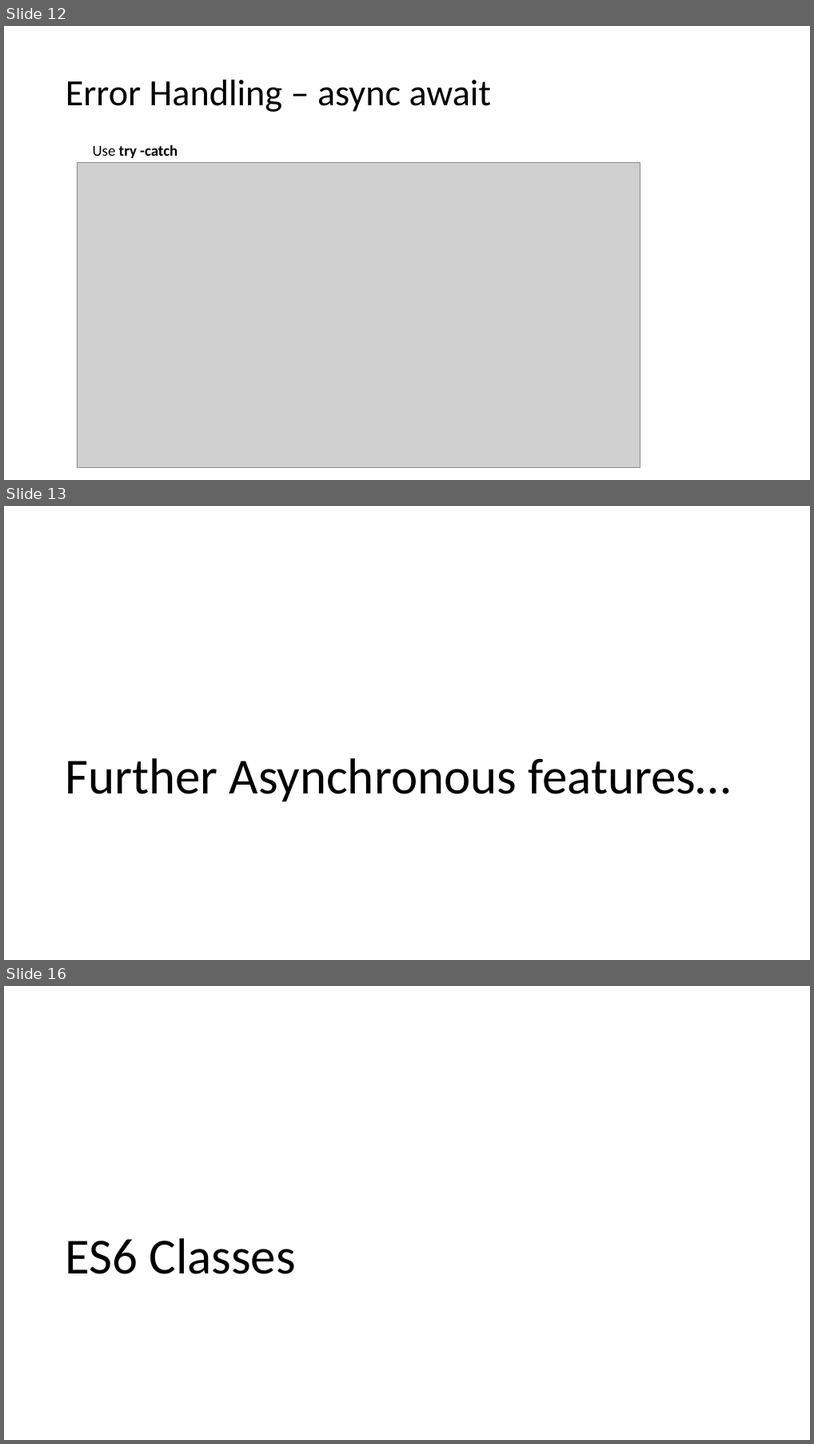
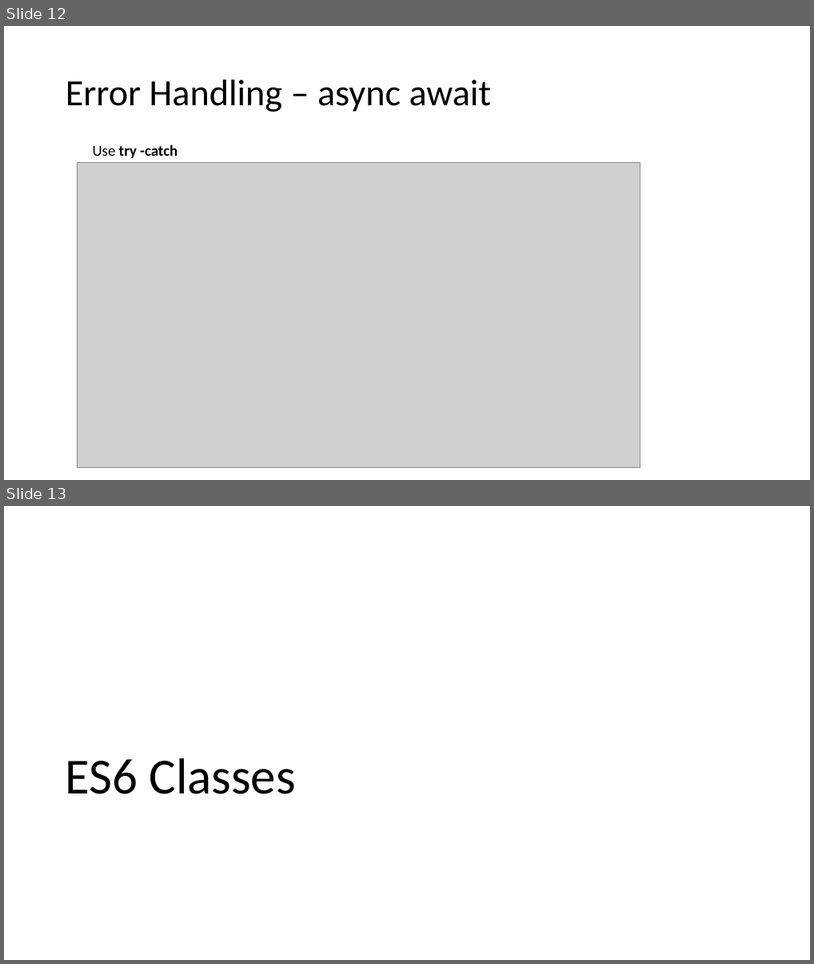
Before and after one commit to diarmuidoconnor/ewd-module-2025, a slide deck: topic09/talk-2/Promises.pptx. Shown one above the other, each under a label of ours: slides 12, 13 and 16 before the commit, slides 12 and 13 after it; the slides between them are not shown. The pictures are 814x1444 and 814x964 pixels, drawn with LibreOffice and Linux fonts; fonts in the diff are those of the drawing; grey boxes stand for pictures. Boxes give left, top, right and bottom in pixels: in the first picture for what was removed or moved away, otherwise in the second. Text is boxed around its words. In the diff, an @@ line names an element or a change of style, - is before the commit and + after.

```diff
--- a/topic09/talk-2/Promises.pptx
+++ b/topic09/talk-2/Promises.pptx
@@ slide 13 removed at (4, 506, 810, 960), background #FFFFFF @@
@@ title removed at (65, 758, 730, 801) @@
-Further Asynchronous features…
@@ what was slide 16 is now slide 13 @@
```
Also in this commit, not shown: 3 slides changed, 5 other slides removed, 45 other files.
